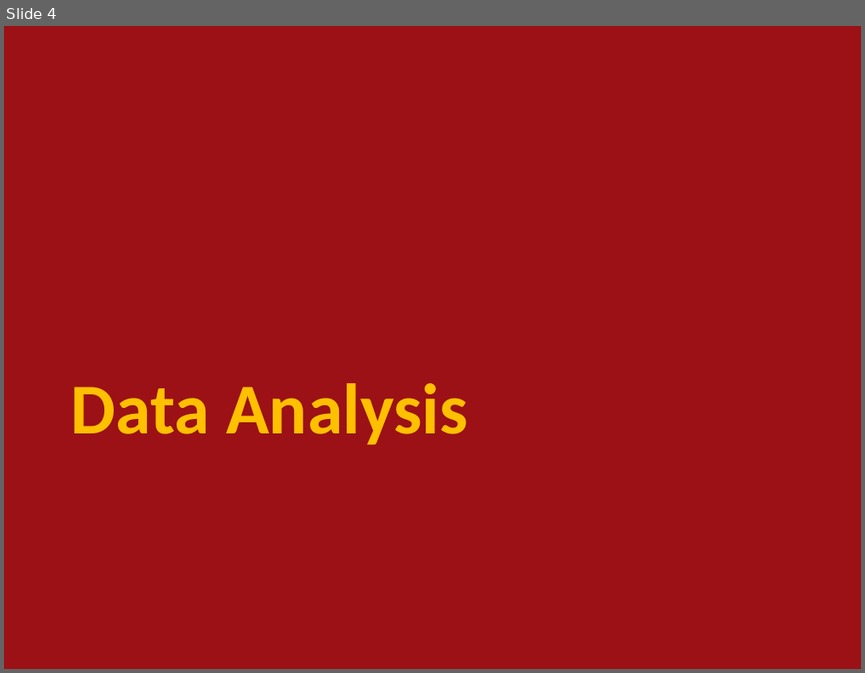
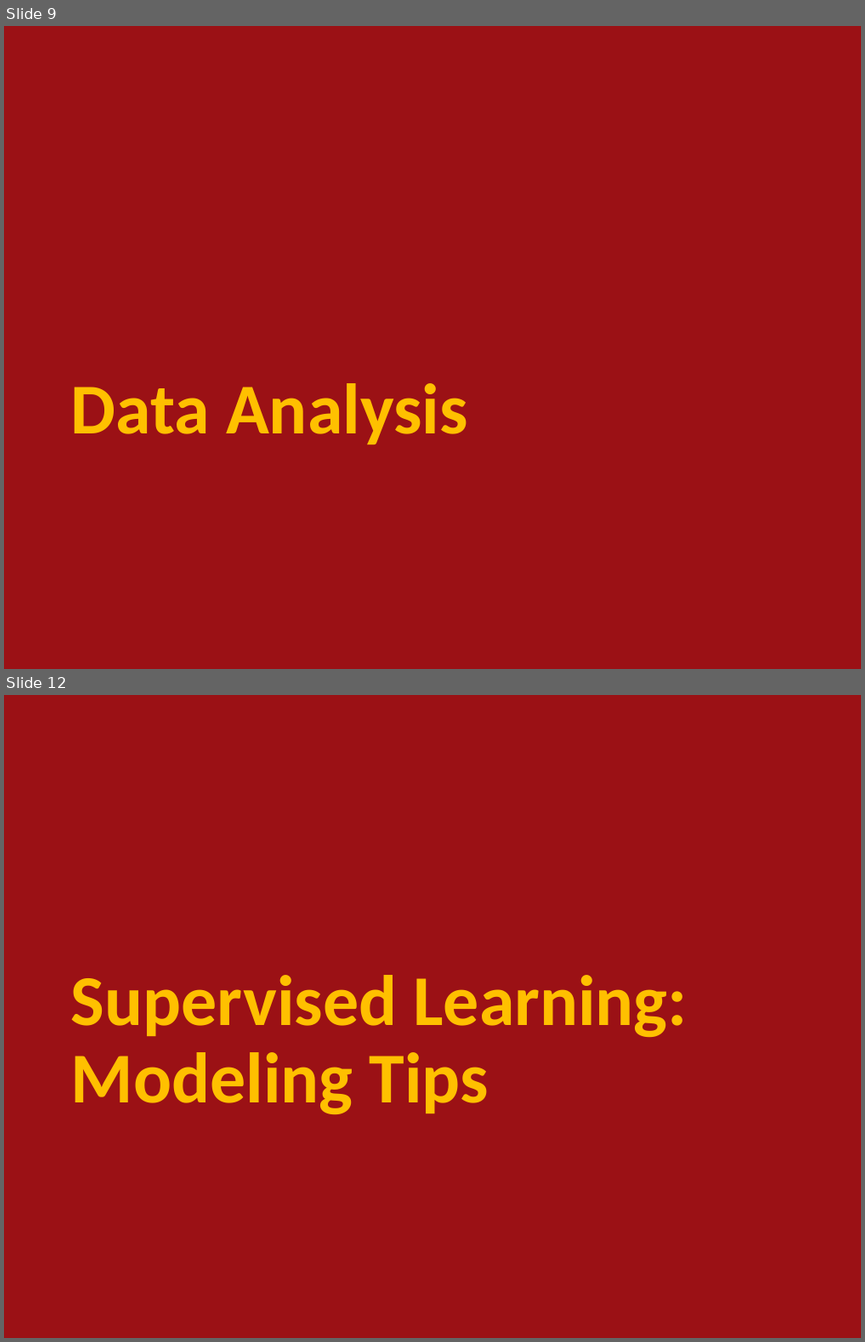
Before and after one commit to pillad3/ml-winter2019, a slide deck: Class Presentation.pptx. Shown one above the other, each under a label of ours: slide 4 before the commit, slides 9 and 12 after it; the slides between them are not shown. The pictures are 865x673 and 865x1342 pixels, drawn with LibreOffice and Linux fonts; fonts in the diff are those of the drawing; background and template pictures are left out. Boxes give left, top, right and bottom in pixels: in the first picture for what was removed or moved away, otherwise in the second. Text is boxed around its words. In the diff, an @@ line names an element or a change of style, - is before the commit and + after.

```diff
--- a/Class Presentation.pptx
+++ b/Class Presentation.pptx
@@ slide 12 added at bbox=[4, 695, 861, 1338], background #FFFFFF; not listed: 2 template elements that a slide beside it also shows @@
@@ title added at bbox=[71, 975, 687, 1114], 60 pt, text #FFC000, bold @@
+Supervised Learning: Modeling Tips
@@ what was slide 4 is now slide 9 @@
```
Also in this commit, not shown: 11 other slides added, 1 slide removed.
